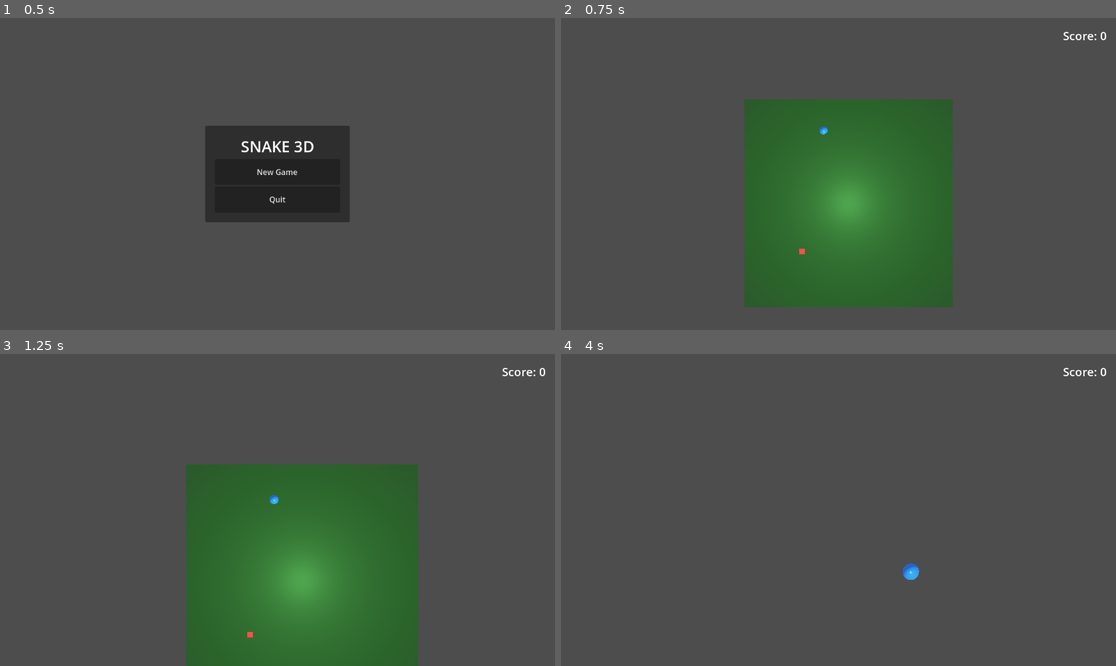
Above: before the commit, frames 1-4 (two rows, left to right).
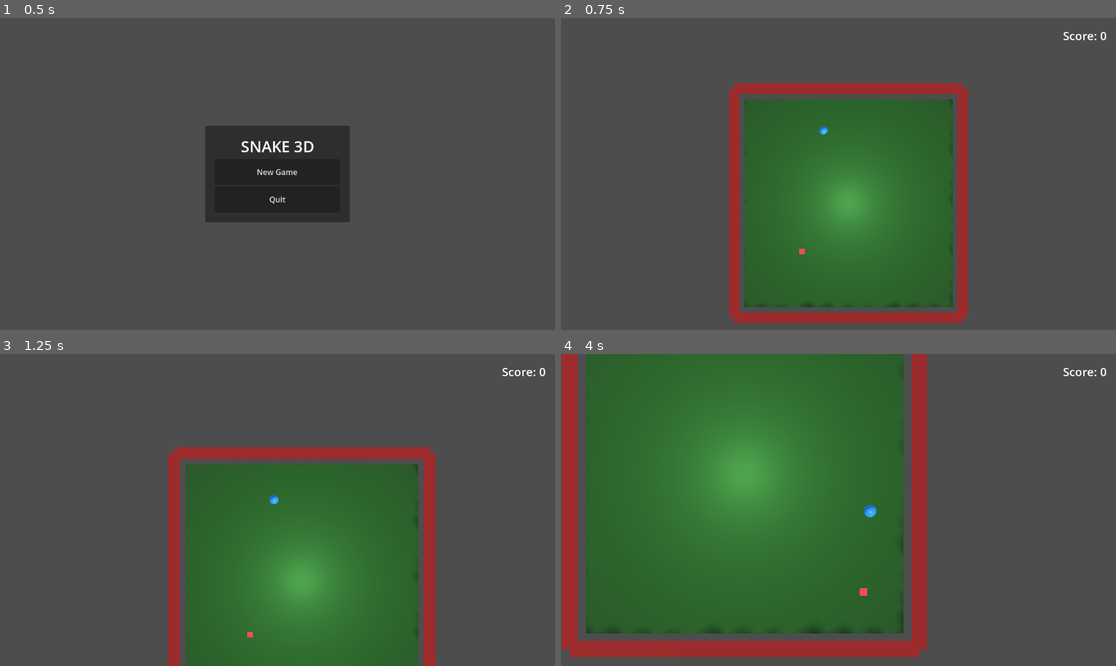
Above: after the commit, the same moments.

Repository: bluehexagons/snakeproject
Game: Godot game, scene res://scenes/main_menu.tscn
The game is run twice, just before and just after one commit, with the same random seed, the same clock (stepped at 60 frames per second) and the same inputs.
Inputs (mouse positions are in pixels of both pictures, inside the frame that each line leads up to):
- Up to frame 1 (0.5 s): no input
- Up to frame 2 (0.75 s): click "New Game" at 0.5 s
- Up to frame 3 (1.25 s): no input
- Up to frame 4 (4 s): hold D (move_right) 1.28-2.03 s; hold S (move_down) 2.03-2.75 s; click (838, 506) at 2.75 s, where only the run after the commit has a clickable "Retry"; hold D (move_right) from 3.53 s (still down)

Frame 1 is identical in both runs. In frame 2, 5.5% of the frame differs, in the area x 30-74%, y 20-98%; in frame 3, 4.6%; in frame 4, 60%, in the area x 0-66%, y 0-98%.

Commit message:
(AI) death barriers

Diff:
--- /dev/null
+++ b/scenes/barrier.tscn
@@ -0,0 +1,22 @@
+[gd_scene format=3]
+
+[sub_resource type="BoxMesh" id="BoxMesh_1"]
+size = Vector3(1, 2, 1)
+
+[sub_resource type="StandardMaterial3D" id="StandardMaterial3D_1"]
+albedo_color = Color(0.7, 0.2, 0.2, 1)
+metallic_specular = 0.0
+
+[sub_resource type="BoxShape3D" id="BoxShape3D_1"]
+size = Vector3(1, 2, 1)
+
+[node name="Barrier" type="StaticBody3D" groups=["barrier"]]
+
+[node name="MeshInstance3D" type="MeshInstance3D" parent="."]
+transform = Transform3D(1, 0, 0, 0, 1, 0, 0, 0, 1, 0, 1, 0)
+mesh = SubResource("BoxMesh_1")
+surface_material_override/0 = SubResource("StandardMaterial3D_1")
+
+[node name="CollisionShape3D" type="CollisionShape3D" parent="."]
+transform = Transform3D(1, 0, 0, 0, 1, 0, 0, 0, 1, 0, 1, 0)
+shape = SubResource("BoxShape3D_1")
--- a/scenes/main.tscn
+++ b/scenes/main.tscn
@@ -1,7 +1,8 @@
-[gd_scene load_steps=5 format=3 uid="uid://b6s0if4c7k0x"]
+[gd_scene load_steps=6 format=3 uid="uid://b6s0if4c7k0x"]
 
 [ext_resource type="Script" path="res://scripts/game_manager.gd" id="1_script"]
 [ext_resource type="PackedScene" uid="uid://dbkt4gaf6xf28" path="res://scenes/ui.tscn" id="2_ui"]
+[ext_resource type="PackedScene" path="res://scenes/barrier.tscn" id="3_barrier"]
 
 [sub_resource type="PlaneMesh" id="PlaneMesh_1"]
 size = Vector2(20, 20)
@@ -34,5 +35,19 @@
 projection = 1
 size = 15.0
 
+[node name="Barriers" type="Node3D" parent="GameplayContainer"]
+
+[node name="BarrierNorth" parent="GameplayContainer/Barriers" instance=ExtResource("3_barrier")]
+transform = Transform3D(22, 0, 0, 0, 1, 0, 0, 0, 1, 0, 0, -11)
+
+[node name="BarrierSouth" parent="GameplayContainer/Barriers" instance=ExtResource("3_barrier")]
+transform = Transform3D(22, 0, 0, 0, 1, 0, 0, 0, 1, 0, 0, 11)
+
+[node name="BarrierEast" parent="GameplayContainer/Barriers" instance=ExtResource("3_barrier")]
+transform = Transform3D(-9.61651e-08, 0, 1, 0, 1, 0, -22, 0, -4.37114e-08, 11, 0, 0)
+
+[node name="BarrierWest" parent="GameplayContainer/Barriers" instance=ExtResource("3_barrier")]
+transform = Transform3D(-9.61651e-08, 0, 1, 0, 1, 0, -22, 0, -4.37114e-08, -11, 0, 0)
+
 [node name="UI" parent="." instance=ExtResource("2_ui")]
 process_mode = 3
--- a/scripts/game_manager.gd
+++ b/scripts/game_manager.gd
@@ -2,7 +2,7 @@
 
 const PLAYER_SCENE = preload("res://scenes/player.tscn")
 const FOOD_SCENE = preload("res://scenes/food.tscn")
-const SPAWN_AREA_SIZE = Vector2(8, 8)  # Keep within camera view
+const SPAWN_AREA_SIZE = Vector2(8, 8)  # Reduced from previous size to account for barriers
 const BASE_CAMERA_SIZE = 15.0  # This is our reference size for 1:1 aspect ratio
 const SAVE_FILE = "user://save_game.dat"
 const CAMERA_HEIGHT = 10.0
--- a/scripts/player.gd
+++ b/scripts/player.gd
@@ -71,6 +71,15 @@
 		facing_direction = velocity.normalized()
 
 	move_and_slide()
+
+	# Check for collisions with barriers after move_and_slide
+	for i in get_slide_collision_count():
+		var collision = get_slide_collision(i)
+		if collision.get_collider().is_in_group("barrier"):
+			var game_manager = get_tree().get_first_node_in_group("game_manager")
+			if game_manager:
+				game_manager.game_over()
+				return
 
 	# Update head rotation
 	if velocity != Vector3.ZERO:
